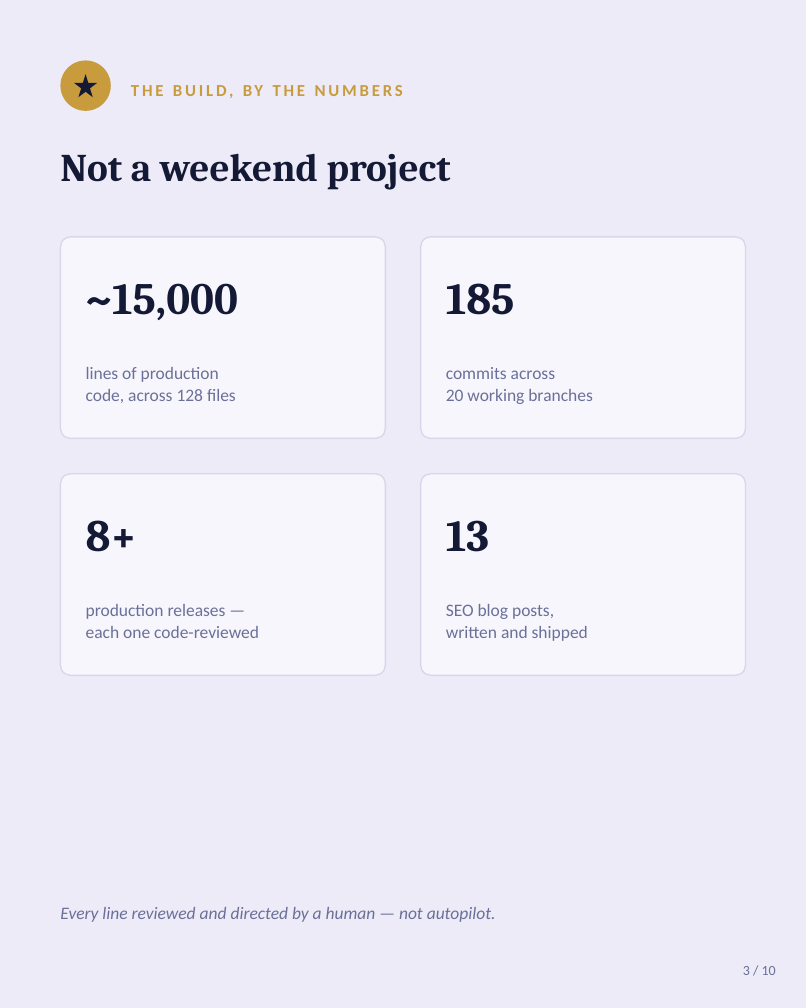
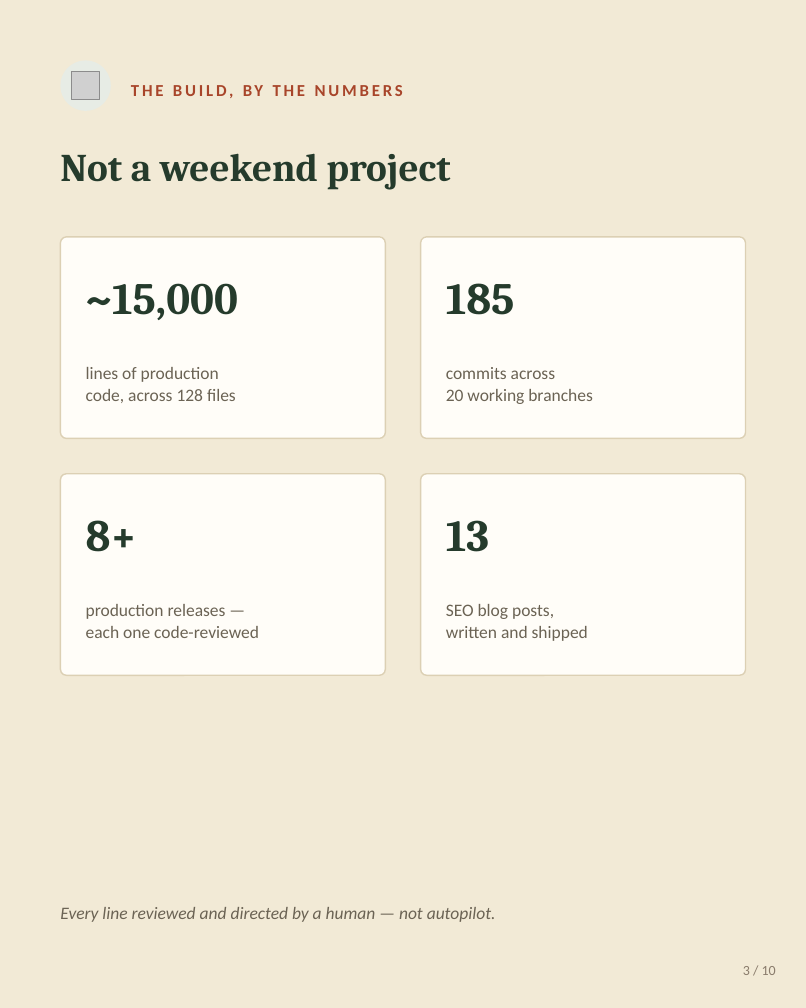
Before and after one commit to vedicastro-alt/AstroEducation, a slide deck: slide 3 of linkedin-carousel.pptx. Drawn at 806x1008 pixels with LibreOffice and Linux fonts; fonts in the diff are those of the drawing; grey boxes stand for pictures. Boxes give left, top, right and bottom in pixels: in the first picture for what was removed or moved away, otherwise in the second. Text is boxed around its words. In the diff, an @@ line names an element or a change of style, - is before the commit and + after.

```diff
--- a/linkedin-carousel.pptx
+++ b/linkedin-carousel.pptx
@@ background #EDEBF8 to #F2EAD6 @@
@@ ellipse at (60,60,111,111): fill #C89B3C to #E7ECE5 @@
@@ picture added at (72,72,100,100) @@
@@ star removed at (74,74,97,97) @@
@@ text "THE BUILD, BY THE NUMBERS" at (131,85,403,98): text colour #C89B3C to #A8452A @@
@@ fill #F7F6FC to #FFFDF8; outline #DAD6EE 1 pt to #DCD0B4 1 pt; proportions changed in 4 elements at (60,237,386,438), (420,237,746,438), (60,474,386,675), (420,474,746,675) @@
@@ text colour #141A35 to #253B2C in 5 elements at (60,153,451,190), (86,283,238,320), (446,283,515,315), (86,520,137,552), (446,520,489,552) @@
@@ text colour #6B7099 to #6B6354 in 5 elements at (86,367,236,403), (446,367,593,404), (86,604,259,638), (446,604,588,641), (60,907,496,922) @@
@@ text "3 / 10" at (743,966,776,975): text colour #6B7099 to #8A7C6C @@
```
Also in this commit, not shown: 9 other slides changed, 1 other file.
